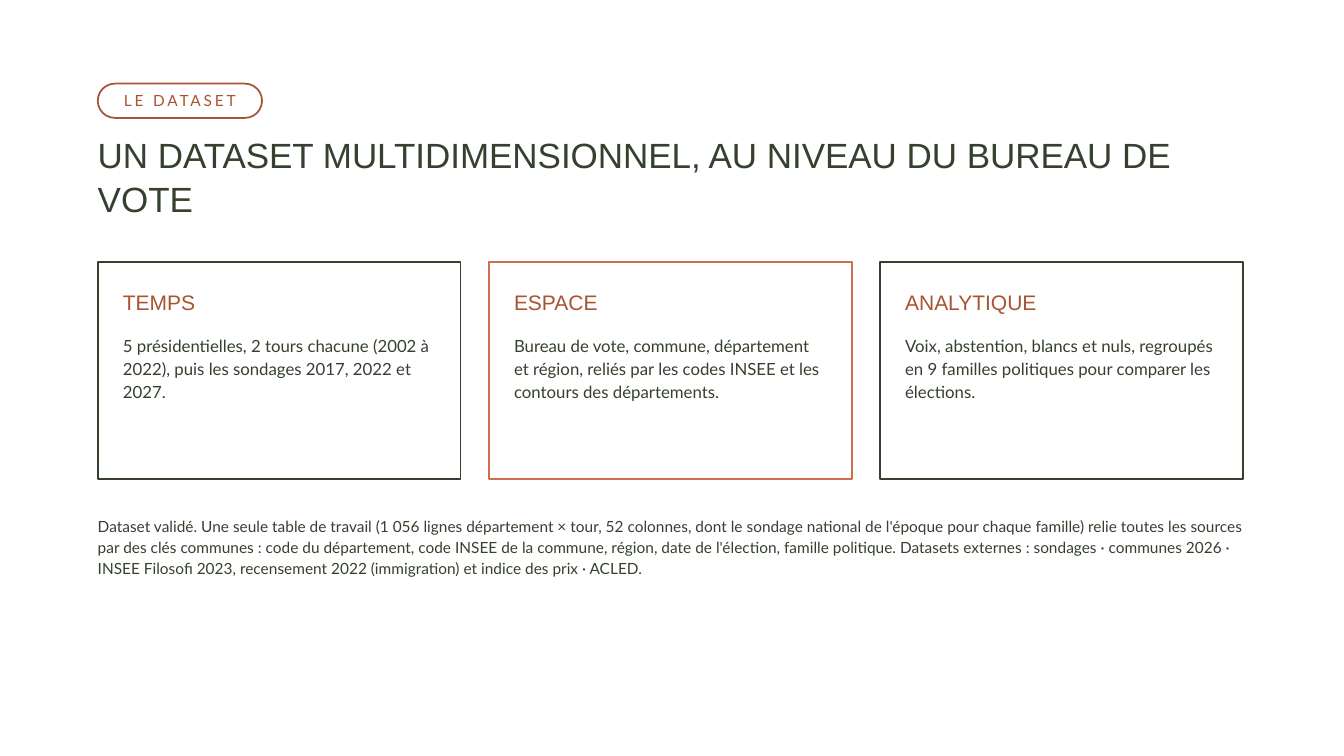
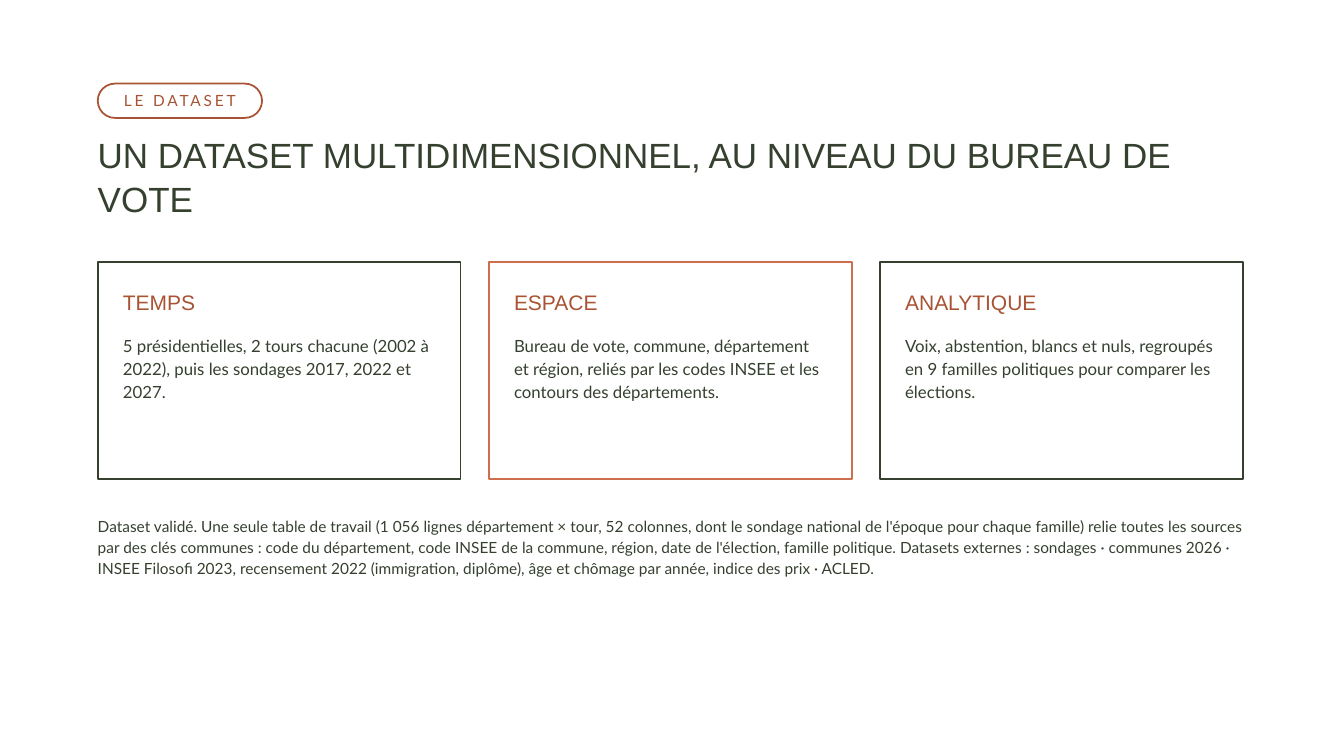
Before and after one commit to TazBrks/presidentielles-france-2027, a slide deck: slide 3 of docs/BOURKHIS_slides.pptx. Drawn at 1344x756 pixels with LibreOffice and Linux fonts; fonts in the diff are those of the drawing; background and template pictures are left out. Boxes give left, top, right and bottom in pixels: in the first picture for what was removed or moved away, otherwise in the second. Text is boxed around its words. In the diff, an @@ line names an element or a change of style, - is before the commit and + after.

Commit message:
Slides : sources INSEE (âge, chômage, diplôme) sur la slide du dataset

```diff
--- a/docs/BOURKHIS_slides.pptx
+++ b/docs/BOURKHIS_slides.pptx
@@ text at box(98, 520, 1242, 577): text changed @@
-Dataset validé. Une seule table de travail (1 056 lignes département × tour, 52 colonnes, dont le sondage national de l'époque pour chaque famille) relie toutes les sources par des clés communes : code du département, code INSEE de la commune, région, date de l'élection, famille politique. Datasets externes : sondages · communes 2026 · INSEE Filosofi 2023, recensement 2022 (immigration) et indice des prix · ACLED.
+Dataset validé. Une seule table de travail (1 056 lignes département × tour, 52 colonnes, dont le sondage national de l'époque pour chaque famille) relie toutes les sources par des clés communes : code du département, code INSEE de la commune, région, date de l'élection, famille politique. Datasets externes : sondages · communes 2026 · INSEE Filosofi 2023, recensement 2022 (immigration, diplôme), âge et chômage par année, indice des prix · ACLED.
```
Also in this commit, not shown: 1 other file.
